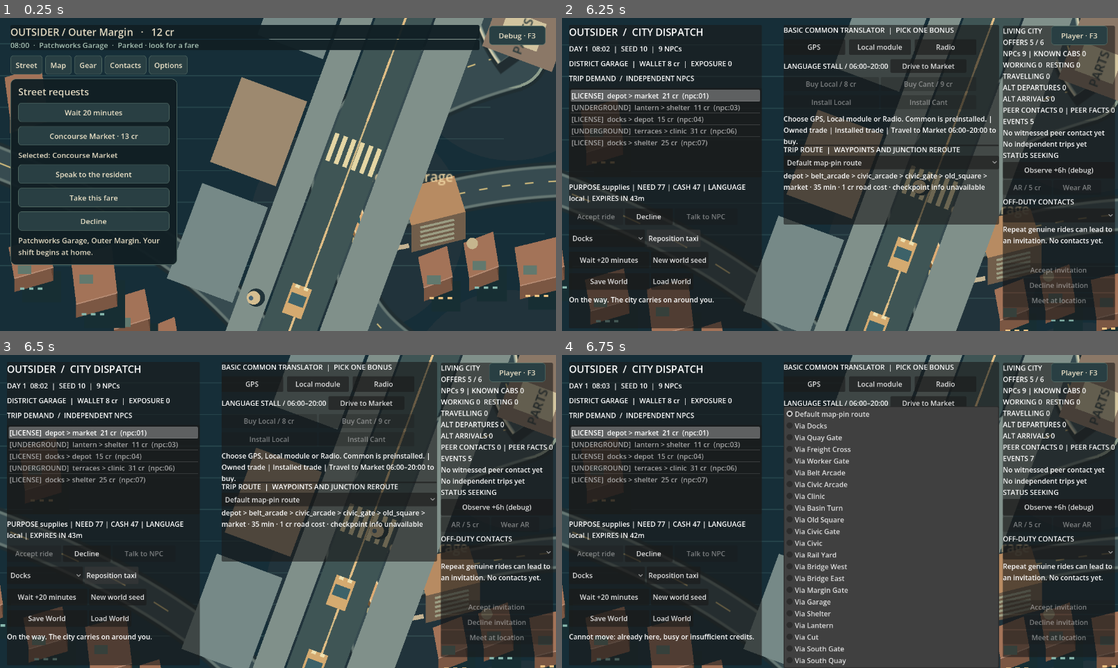
Above: before the commit, frames 1-4 (two rows, left to right).
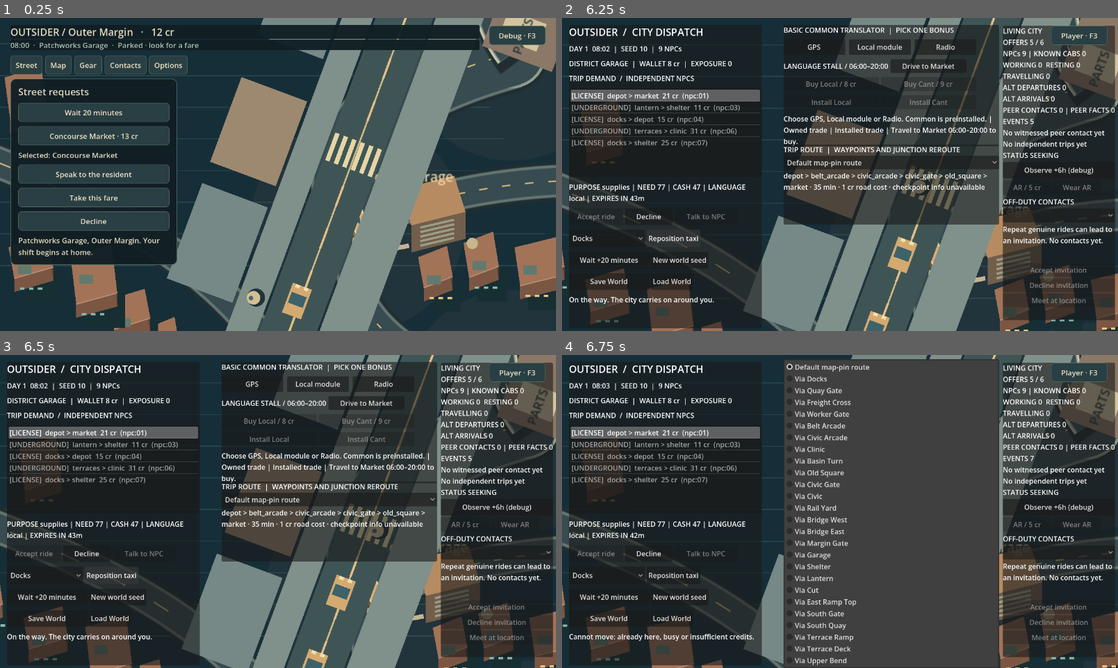
Above: after the commit, the same moments.

Repository: MohamedXIV/outsider-driver-2d
Game: Godot game, scene res://scenes/sandbox.tscn
Two runs of this game, one before a commit and one after it. Both use one fixed random seed, a clock stepped at 60 frames per second and the inputs below.
Inputs (mouse positions are in pixels of both pictures, inside the frame that each line leads up to):
- Up to frame 1 (0.25 s): no input
- Up to frame 2 (6.25 s): click "Debug · F3" at 0.5 s; click "Accept ride" at 1.25 s; click "New world seed" at 2 s; click "Accept ride" at 2.75 s; click "New world seed" at 3.5 s; click "Decline" at 4.25 s; click "Docks" at 5 s; click "Reposition taxi" at 5.75 s
- Up to frame 3 (6.5 s): no input
- Up to frame 4 (6.75 s): tap Enter at 6.5 s; move the mouse to (962, 495) at 6.52 s; hold D from 6.53 s (still down); tap R at 6.6 s; click (962, 495) at 6.67 s

Frames 1-3 are identical in both runs. In frame 4, 4.2% of the frame differs, in the area x 39-79%, y 1-100%.

Commit message:
Core #51: add real east-margin service ascent and alternative terrace journey

Diff:
--- a/scripts/sandbox/sandbox_city_data.gd
+++ b/scripts/sandbox/sandbox_city_data.gd
@@ -34,6 +34,11 @@
 	"shelter": {"position": Vector3(10500, 0, 5500), "region": "outer_margin", "name": "Mutual Aid Hall"},
 	"lantern": {"position": Vector3(11400, 0, 8100), "region": "outer_margin", "name": "Lantern Row"},
 	"cut": {"position": Vector3(13900, 0, 7000), "region": "outer_margin", "name": "The Cut"},
+	# Second physical access to the terrace escarpment, via low-speed
+	# Outer Margin service streets. The ascent is 180m over 3.4km (5.3%).
+	"east_service": {"position": Vector3(16000, 0, 7000), "region": "outer_margin", "name": "Eastern Repair Blocks"},
+	"east_ramp_foot": {"position": Vector3(16000, 0, 4400), "region": "outer_margin", "name": "Escarpment Service Gate"},
+	"east_ramp_top": {"position": Vector3(16000, 180, 1000), "region": "upper_terraces", "name": "Service Ascent"},
 	"south_gate": {"position": Vector3(11900, 0, 10300), "region": "outer_margin", "name": "Land Access Gate"},
 	"south_quay": {"position": Vector3(6200, 0, 8500), "region": "docks", "name": "Basin Ring"},
 	"terrace_ramp": {"position": Vector3(13300, 0, -800), "region": "civic_core", "name": "Civic Causeway"},
@@ -74,6 +79,12 @@
 	"south_gate|south_quay": {"speed": 40, "bend": -0.22, "toll": 1, "exposure": 0},
 	"basin_turn|south_quay": {"speed": 32, "bend": -0.25, "toll": 0, "exposure": 0},
 	"civic|cut": {"speed": 30, "bend": 0.18, "toll": 0, "exposure": 1},
+	# Authored metric streets, not a multiplier on the existing world clock.
+	# Straight blocks stay regular; the ramp is a real grade connection.
+	"cut|east_service": {"speed": 18, "bend": 0.0, "toll": 0, "exposure": 0},
+	"east_ramp_foot|east_service": {"speed": 20, "bend": 0.0, "toll": 0, "exposure": 0},
+	"east_ramp_foot|east_ramp_top": {"speed": 25, "bend": 0.0, "toll": 0, "exposure": 0},
+	"east_ramp_top|upper_bend": {"speed": 24, "bend": 0.0, "toll": 0, "exposure": 0},
 }
 const LINKS: Dictionary = {
 	"docks": ["quay_gate", "clinic"],
@@ -96,11 +107,14 @@
 	"garage": ["margin_gate", "shelter", "lantern"],
 	"shelter": ["garage", "cut"],
 	"lantern": ["garage", "cut", "south_gate"],
-	"cut": ["shelter", "lantern", "civic"],
+	"cut": ["shelter", "lantern", "civic", "east_service"],
+	"east_service": ["cut", "east_ramp_foot"],
+	"east_ramp_foot": ["east_service", "east_ramp_top"],
+	"east_ramp_top": ["east_ramp_foot", "upper_bend"],
 	"south_gate": ["lantern", "south_quay"],
 	"south_quay": ["south_gate", "basin_turn"],
 	"terrace_ramp": ["civic", "terrace_deck"],
 	"terrace_deck": ["terrace_ramp", "upper_bend"],
-	"upper_bend": ["terrace_deck", "terraces"],
+	"upper_bend": ["terrace_deck", "terraces", "east_ramp_top"],
 	"terraces": ["upper_bend"],
 }
--- /dev/null
+++ b/tests/test_city_east_service.gd
@@ -0,0 +1,75 @@
+extends SceneTree
+
+# R05 #51: a physical, slower Outer Margin approach to Upper Terraces.
+# No extra passenger, fabricated World time, or presentation-only shortcut.
+func _initialize() -> void:
+    assert(SandboxCityData.REGIONS.size() == 6)
+    assert(SandboxCityData.STOPS.size() == 10)
+    assert(SandboxRoads.LINKS.size() == 30)
+
+    var ramp: Array[String] = ["cut", "east_service", "east_ramp_foot",
+        "east_ramp_top", "upper_bend", "terraces"]
+    assert(SandboxRoads.valid_path(ramp))
+    assert(not SandboxRoads.connected("cut", "upper_bend"),
+        "Map crossings never invent an unmarked junction")
+    assert(not SandboxRoads.connected("east_ramp_foot", "upper_bend"),
+        "The 180m climb requires the real graded ramp and crest")
+    for i in range(ramp.size() - 1):
+        var from: String = ramp[i]
+        var to: String = ramp[i + 1]
+        assert(SandboxRoads.connected(from, to) and SandboxRoads.connected(to, from))
+        assert(not SandboxRoads.edge_data(from, to).is_empty())
+        assert(SandboxRoads.edge_metres(from, to) > 1000.0)
+        assert(SandboxRoads.sample_edge(from, to, 0.0).is_equal_approx(SandboxRoads.map_position(from)))
+        assert(SandboxRoads.sample_edge(from, to, 1.0).is_equal_approx(SandboxRoads.map_position(to)))
+    var ground: Vector3 = SandboxRoads.map_position("east_ramp_foot")
+    var crest: Vector3 = SandboxRoads.map_position("east_ramp_top")
+    assert(ground.y == 0.0 and crest.y == 180.0)
+    assert(crest.y / (Vector2(crest.x - ground.x, crest.z - ground.z).length()) < 0.06,
+        "Service ramp must have a real, bounded road grade")
+    for sample in range(11):
+        var at: Vector3 = SandboxRoads.sample_edge("east_ramp_foot",
+            "east_ramp_top", float(sample) / 10.0)
+        assert(at.y >= ground.y and at.y <= crest.y)
+
+    var direct: Array[String] = SandboxRoads.path("garage", "terraces")
+    var service: Array[String] = SandboxRoads.path("garage", "terraces", "east_ramp_foot")
+    assert(SandboxRoads.valid_path(direct) and SandboxRoads.valid_path(service))
+    assert(service != direct and service.has("east_service")
+        and service.has("east_ramp_top") and service.has("upper_bend"))
+    assert(not direct.has("east_ramp_foot"))
+    var service_metres: float = SandboxRoads.path_metres(service)
+    var service_minutes: int = SandboxRoads.path_minutes(service)
+    assert(service_metres > 12000.0 and service_minutes > 20)
+    assert(SandboxRoads.path_expense(service) == 0)
+    assert(SandboxRoads.path("terraces", "garage", "east_ramp_foot").has("east_service"))
+
+    # Player relocation is an actual World route with the same costs, clock,
+    # persistence and full trace as any other city journey.
+    var world: SandboxWorld = SandboxWorld.new(8)
+    var original_credits: int = world.credits
+    assert(world.reposition("terraces", "east_ramp_foot"))
+    assert(world.route_nodes == service and world.remaining_minutes == service_minutes)
+    assert(world.credits == original_credits - maxi(1, ceili(service_metres / 5000.0)))
+    assert(world.advance(2))
+    var restored: SandboxWorld = SandboxWorld.new()
+    assert(restored.restore_snapshot(world.snapshot()))
+    assert(restored.snapshot() == world.snapshot())
+    assert(world.advance(world.remaining_minutes))
+    assert(restored.advance(restored.remaining_minutes))
+    assert(world.snapshot() == restored.snapshot())
+    assert(world.player_district == "terraces" and not world.is_travelling())
+    var completed: int = 0
+    for event in world.events:
+        if event["kind"] == "route_segment_completed":
+            completed += 1
+    assert(completed == service.size() - 1)
+    assert(not world.events.any(func(event: Dictionary) -> bool:
+        return event["kind"] == "fare_settled"), "Empty relocation cannot invent a fare")
+    print("CITY_EAST_SERVICE_PASS ", JSON.stringify({
+        "direct_nodes":direct, "direct_minutes":SandboxRoads.path_minutes(direct),
+        "direct_metres":SandboxRoads.path_metres(direct),
+        "service_nodes":service, "service_minutes":service_minutes,
+        "service_metres":service_metres, "segment_events":completed
+    }))
+    quit()
--- /dev/null
+++ b/tests/test_city_east_service_scene.gd
@@ -0,0 +1,46 @@
+extends SceneTree
+
+# Actual CharacterBody entry on the new corridor, with one World clock and
+# restored native physical pose. Pure route geometry alone is not enough.
+func _initialize() -> void:
+    call_deferred("_run")
+
+func _run() -> void:
+    var world: SandboxWorld = SandboxWorld.new(8)
+    assert(world.reposition("terraces", "east_ramp_foot"))
+    var target_segment: int = world.route_nodes.find("east_service")
+    assert(target_segment >= 0)
+    for minute in range(180):
+        if world.route_segment >= target_segment:
+            break
+        assert(world.is_travelling() and world.advance(1))
+    assert(world.is_travelling() and world.route_segment == target_segment)
+    assert(world.route_nodes[world.route_segment + 1] == "east_ramp_foot")
+
+    var corridor: SandboxWorldVehicleCorridor = SandboxWorldVehicleCorridor.new()
+    root.add_child(corridor)
+    corridor.attach(world)
+    await physics_frame
+    assert(corridor.bodies.has("player"), "Real new road must admit native taxi")
+    var start: Vector2 = corridor.bodies["player"].position
+    assert(start.is_finite())
+    for frame in range(60):
+        corridor.step(1.0 / 60.0)
+        world.vehicle_fraction = float(frame + 1) / 60.0 if frame < 59 else 0.0
+        await physics_frame
+    var moved: Vector2 = corridor.bodies["player"].position
+    assert(moved.is_finite() and moved.distance_to(start) > 1.0,
+        "Native taxi must physically advance along the service lane")
+    assert(world.advance_elapsed(1))
+    var copy: SandboxWorld = SandboxWorld.new()
+    assert(copy.restore_snapshot(world.snapshot()),
+        "New metric edge must retain valid mid-journey state")
+    corridor.attach(copy)
+    assert(corridor.bodies.has("player"))
+    assert(corridor.bodies["player"].position.distance_to(moved) < .01,
+        "Native taxi restore must preserve its exact actual road pose")
+    assert(copy.route_nodes.has("east_ramp_top") and copy.is_travelling())
+    corridor.queue_free()
+    await process_frame
+    print("CITY_EAST_SERVICE_SCENE_PASS authentic taxi body, service segment, native restoration")
+    quit()
Not shown, added: .github/workflows/r05-city-depth.yml
Not shown, added: docs/R05_CITY_EAST_SERVICE.md
